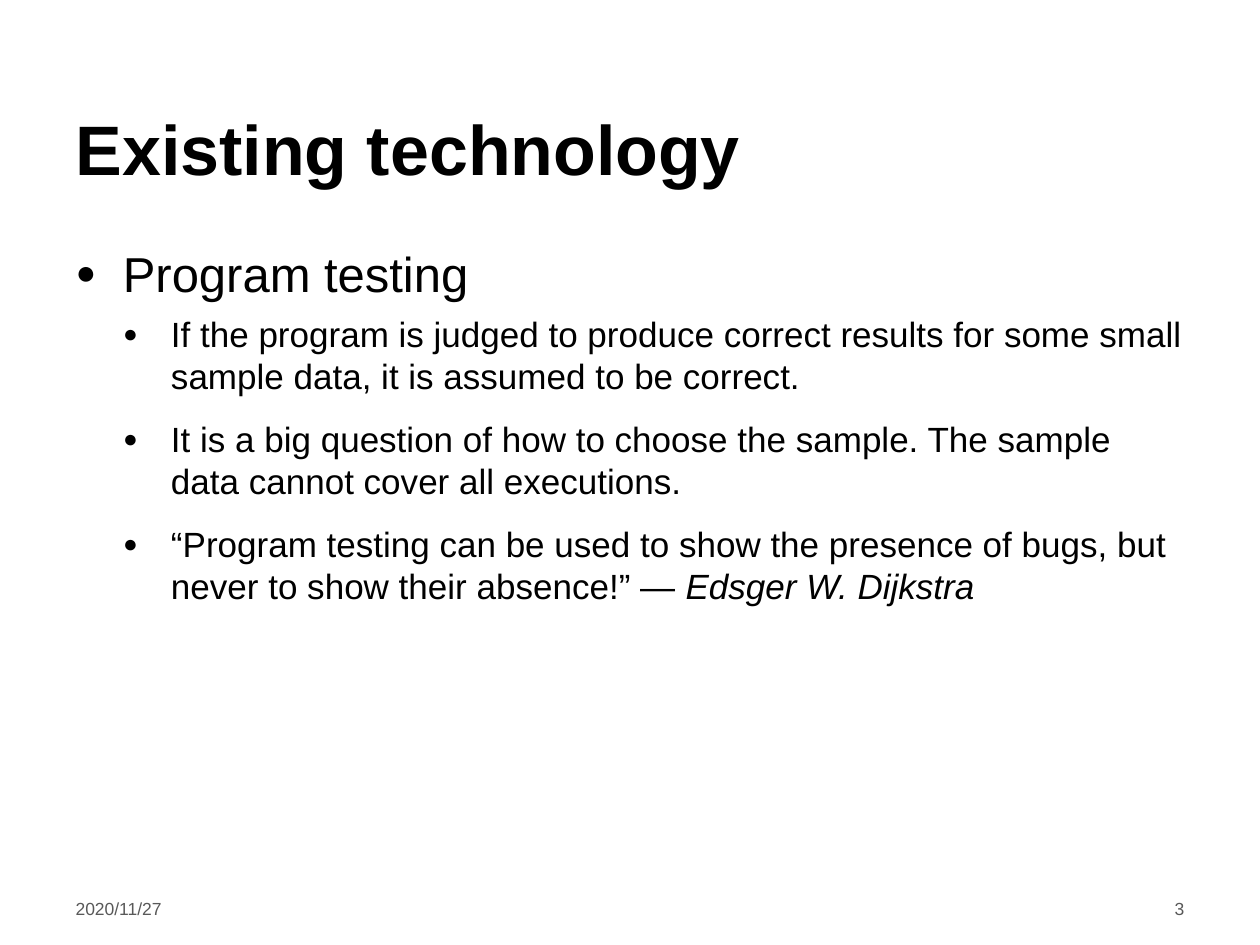
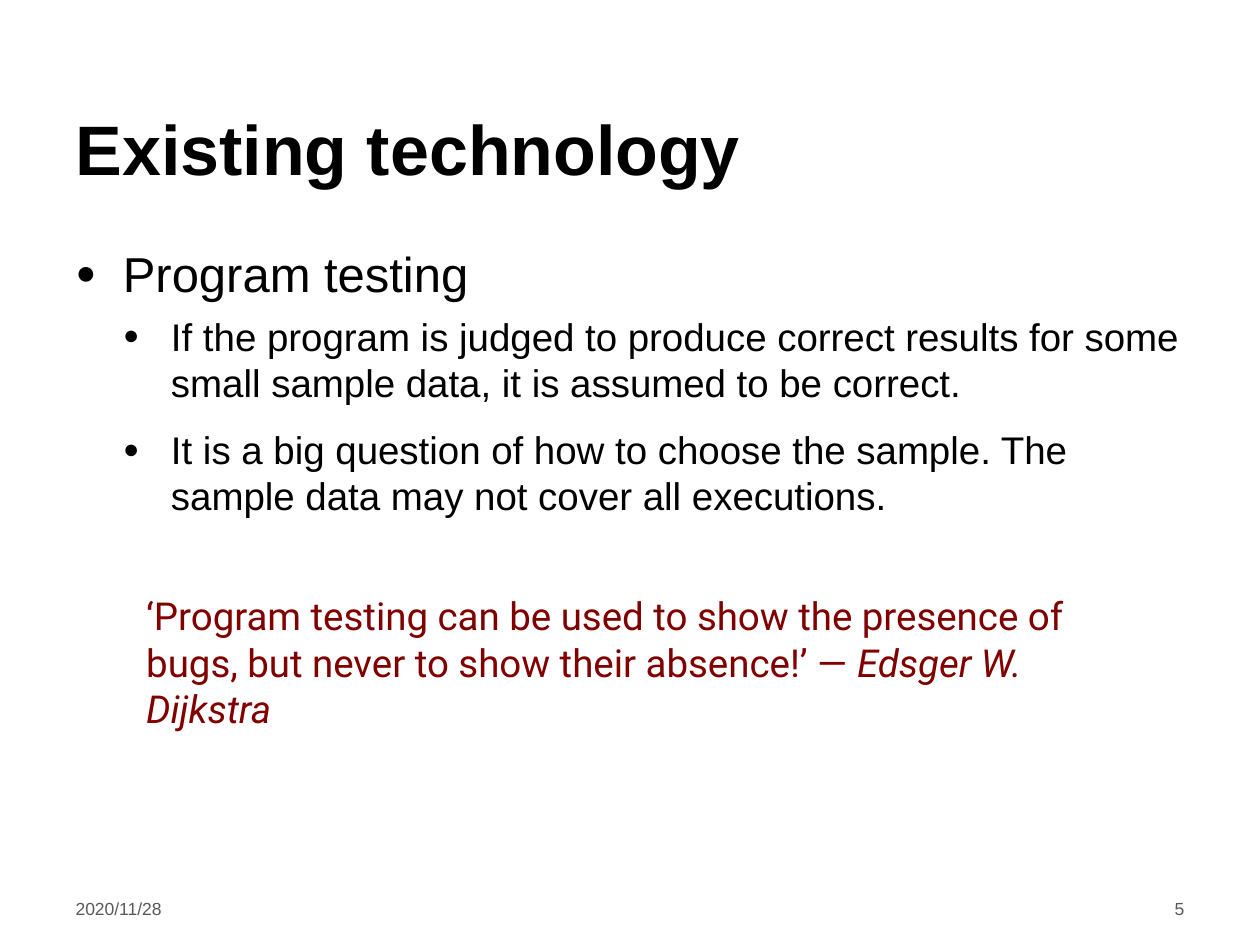
Before and after one commit to LintianShi/Research-Proposal, a slide deck: slide 5 of Symbolic_execution.pptx (slide 3 before the commit). Drawn at 1260x945 pixels with LibreOffice and Linux fonts; fonts in the diff are those of the drawing; background and template pictures are left out. Boxes give left, top, right and bottom in pixels: in the first picture for what was removed or moved away, otherwise in the second. Text is boxed around its words. In the diff, an @@ line names an element or a change of style, - is before the commit and + after.

```diff
--- a/Symbolic_execution.pptx
+++ b/Symbolic_execution.pptx
@@ text at (x1=171, y1=323, x2=1179, y2=404): size 20 to 22 pt in "If the program is judged to produce ..." @@
@@ text at (x1=171, y1=436, x2=1067, y2=518): text changed; size 20 to 22 pt @@
-  ● It is a big question of how to choose the sample. The sample data cannot cover all executions.
-  ● “Program testing can be used to show the presence of bugs, but never to show their absence!” — Edsger W. Dijkstra
+  ● It is a big question of how to choose the sample. The sample data may not cover all executions.
@@ text added at (x1=146, y1=600, x2=1063, y2=732), 22 pt, text #800000 @@
+  ‘Program testing can be used to show the presence of bugs, but never to show their absence!’ — Edsger W. Dijkstra
@@ text at (x1=76, y1=902, x2=162, y2=915): text changed @@
-2020/11/27
+2020/11/28
@@ page number at (x1=1175, y1=903, x2=1185, y2=915): text changed @@
-3
+5
```
Also in this commit, not shown: 3 other slides changed, 3 slides added, 1 other file.
